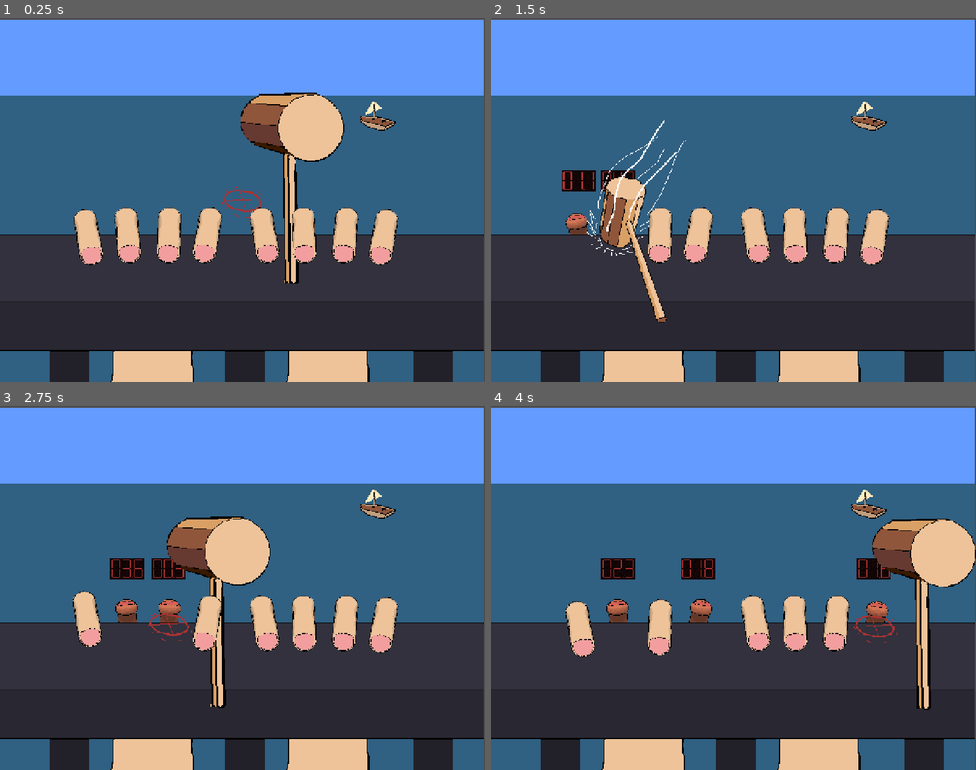
Above: before the commit, frames 1-4 (two rows, left to right).
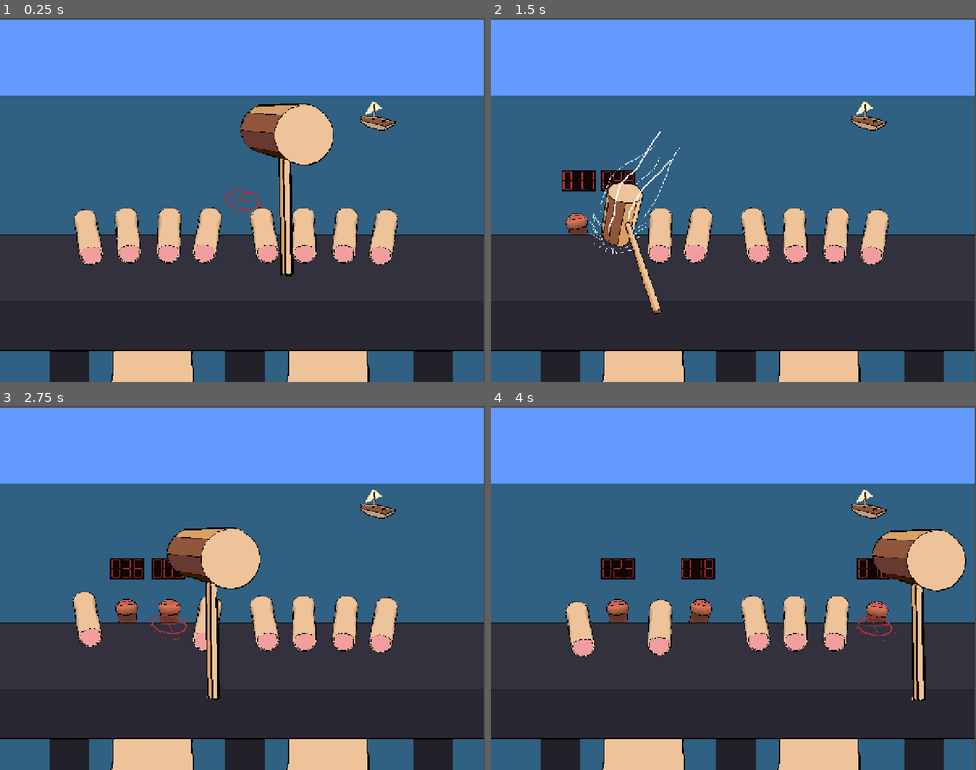
Above: after the commit, the same moments.

Repository: tom-frantz/gmtk-2026
Game: Godot game, scene res://scenes/minigames/finger_hammer/minigame_finger_hammer.tscn
The game is run twice, just before and just after one commit, with the same random seed, the same clock (stepped at 60 frames per second) and the same inputs. This scene is started directly instead of the project's main scene. Sound files missing from this copy of the repository are replaced by a short silence.
Inputs (mouse positions are in pixels of both pictures, inside the frame that each line leads up to):
- Up to frame 1 (0.25 s): no input
- Up to frame 2 (1.5 s): tap Enter at 0.5 s; move the mouse to (578, 236) at 0.52 s; click (578, 236) at 0.6 s; tap Space at 1.25 s; move the mouse to (617, 236) at 1.27 s; click (617, 236) at 1.35 s
- Up to frame 3 (2.75 s): tap Enter at 2 s; move the mouse to (169, 624) at 2.02 s; click (169, 624) at 2.1 s
- Up to frame 4 (4 s): move the mouse to (699, 624) at 2.77 s; click (699, 624) at 2.85 s; move the mouse to (874, 624) at 3.52 s; click (874, 624) at 3.6 s

The runs differ from the first frame. In frame 1, 2.8% of the frame differs, in the area x 45-71%, y 20-73%; in frame 2, 1.3%; in frame 3, 2.9%; in frame 4, 3.0%, in the area x 74-100%, y 31-84%.

Commit message:
Finger Hammer Hammer to be on top of fingers

Diff:
--- a/scenes/minigames/finger_hammer/minigame_finger_hammer.tscn
+++ b/scenes/minigames/finger_hammer/minigame_finger_hammer.tscn
@@ -29,4 +29,6 @@
 finger_timeouts = Array[float]([2.0, 1.0, 1.0, 0.5])
 
 [node name="Hammer" parent="." unique_id=641361467 instance=ExtResource("2_wf0d3")]
+z_index = 10
 position = Vector2(729, 718)
+scale = Vector2(0.9, 0.9)
Not shown: 1 places in scenes/minigames/finger_hammer/minigame_finger_hammer.tscn that only renumber resources
